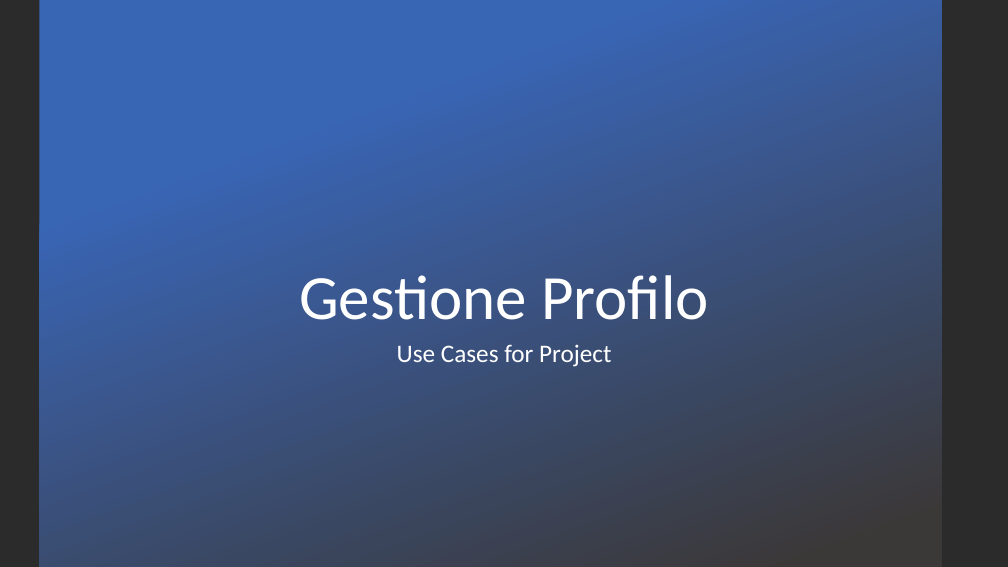
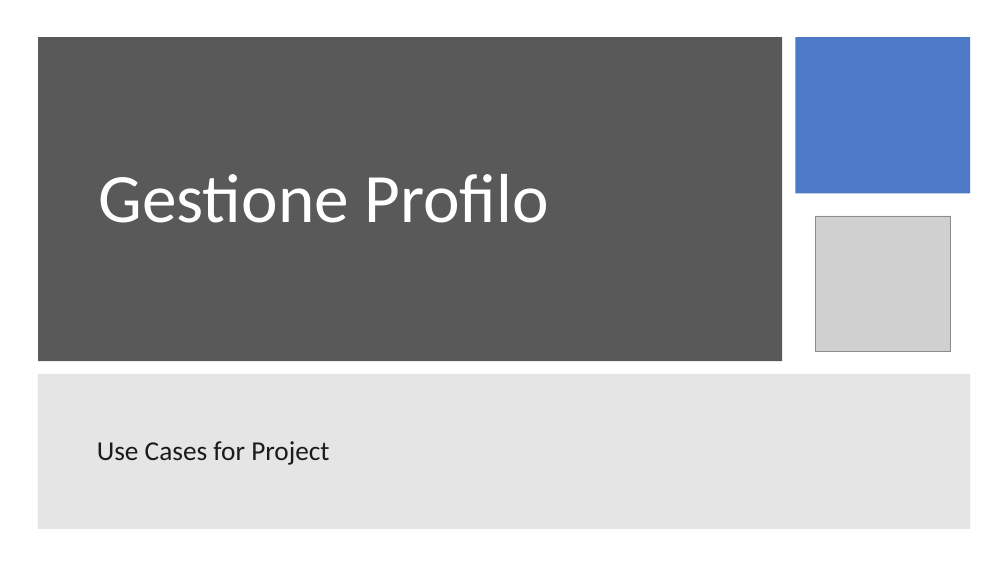
Before and after one commit to itsar19-20/gas, a slide deck: slide 1 of docs/analisi/Template use case/Template Use Case - Gestione Profilo.pptx. Drawn at 1008x567 pixels with LibreOffice and Linux fonts; fonts in the diff are those of the drawing; grey boxes stand for pictures; background and template pictures are left out; a plain dark background stands for a picture behind light text. Boxes give left, top, right and bottom in pixels: in the first picture for what was removed or moved away, otherwise in the second. Text is boxed around its words. In the diff, an @@ line names an element or a change of style, - is before the commit and + after.

```diff
--- a/docs/analisi/Template use case/Template Use Case - Gestione Profilo.pptx
+++ b/docs/analisi/Template use case/Template Use Case - Gestione Profilo.pptx
@@ background picture (left out) to #FFFFFF @@
@@ rectangle removed at <box>39,0,941,567</box> @@
@@ rectangle added at <box>39,37,783,361</box>, fill #595959 @@
@@ rectangle added at <box>796,37,970,194</box>, fill #4472C4 at 95% opacity @@
@@ title "Gestione Profilo": place and size @@
-title "Gestione Profilo" at <box>299,275,709,320</box>
+title "Gestione Profilo" at <box>99,174,549,223</box>
@@ title "Gestione Profilo" at <box>99,174,549,223</box>: size 60 to 66 pt; alignment centre to left; vertical alignment bottom to middle @@
@@ picture added at <box>815,216,951,352</box> @@
@@ rectangle added at <box>38,374,970,529</box>, fill #7F7F7F at 20% opacity @@
@@ subtitle "Use Cases for Project": place and size @@
-subtitle "Use Cases for Project" at <box>397,344,611,367</box>
+subtitle "Use Cases for Project" at <box>97,441,329,465</box>
@@ subtitle "Use Cases for Project" at <box>97,441,329,465</box>: size 24 to 26 pt, text colour #FFFFFF to #1B1B1B; alignment centre to left; vertical alignment top to middle @@
```
Also in this commit, not shown: 3 other slides changed, 12 other files.
